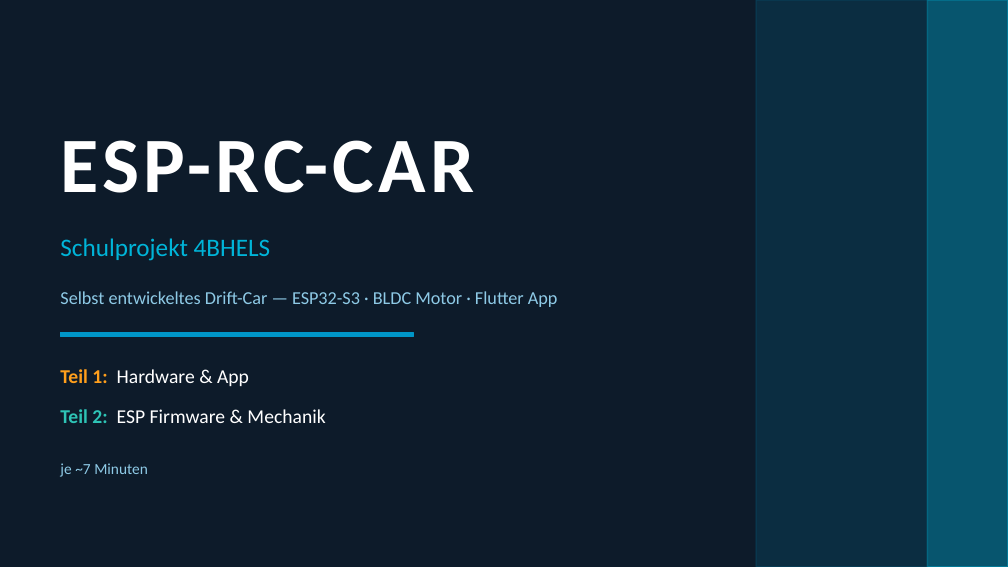
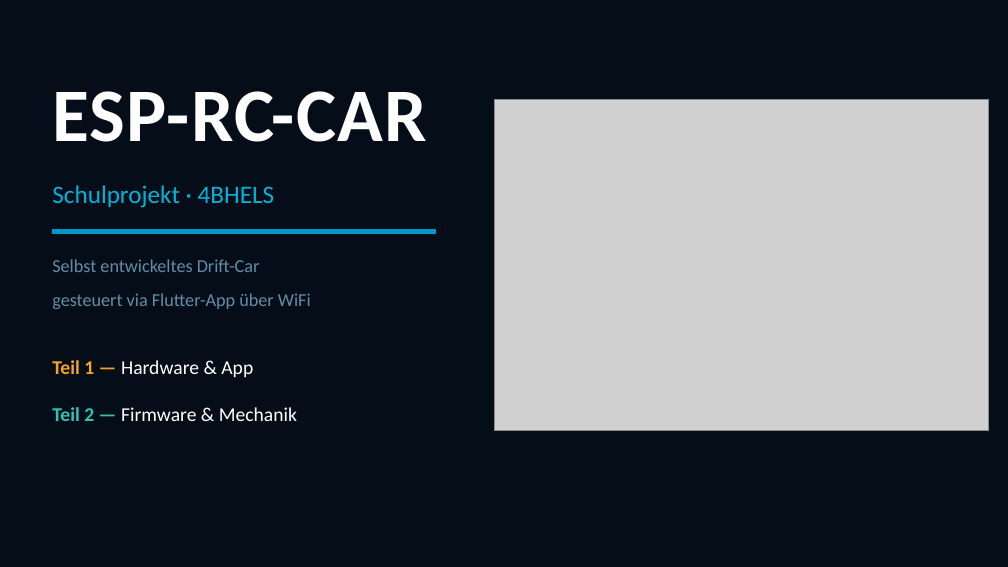
Before and after one commit to marioisnotavailable/ESP-RC-Car, a slide deck: slide 1 of ESP-RC-Car-Praesentation.pptx. Drawn at 1008x567 pixels with LibreOffice and Linux fonts; fonts in the diff are those of the drawing; grey boxes stand for pictures. Boxes give left, top, right and bottom in pixels: in the first picture for what was removed or moved away, otherwise in the second. Text is boxed around its words. In the diff, an @@ line names an element or a change of style, - is before the commit and + after.

```diff
--- a/ESP-RC-Car-Praesentation.pptx
+++ b/ESP-RC-Car-Praesentation.pptx
@@ background #0D1B2A to #050D18 @@
@@ rectangle removed at <box>756,0,1008,566</box> @@
@@ rectangle removed at <box>927,0,1008,566</box> @@
@@ text "ESP-RC-CAR": place and size @@
-text "ESP-RC-CAR" at <box>60,140,474,193</box>
+text "ESP-RC-CAR" at <box>52,91,427,142</box>
@@ text "ESP-RC-CAR" at <box>52,91,427,142</box>: size 56 to 54 pt, letter spacing 3 to 1 pt @@
@@ picture added at <box>495,100,989,431</box> @@
@@ text at <box>52,185,275,208</box>: text changed @@
-Schulprojekt 4BHELS
+Schulprojekt · 4BHELS
@@ rectangle: place and size @@
-rectangle at <box>60,333,413,337</box>
+rectangle at <box>52,230,435,234</box>
@@ text at <box>52,259,260,272</box>: text changed; text colour #8ECAE6 to #618DA6 @@
-Selbst entwickeltes Drift-Car — ESP32-S3 · BLDC Motor · Flutter App
+Selbst entwickeltes Drift-Car
@@ text added at <box>52,293,311,309</box>, 13 pt, text #618DA6 @@
+gesteuert via Flutter-App über WiFi
@@ text at <box>52,360,253,377</box>: text changed @@
-Teil 1: Hardware & App
+Teil 1 — Hardware & App
@@ text at <box>52,407,297,421</box>: text changed @@
-Teil 2: ESP Firmware & Mechanik
+Teil 2 — Firmware & Mechanik
@@ text removed at <box>60,463,148,477</box> @@
-je ~7 Minuten
```
Also in this commit, not shown: 3 other slides changed, 7 slides added, 10 slides removed, 10 other files.
